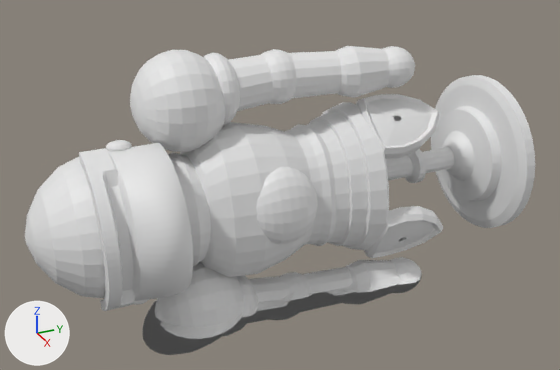
The OBJ model landstalker/data/proxies/stand_63.obj, before and after one commit.
Both versions are drawn from a 50 mm lens placed at (362.6, -74.3, 433.7), pointed at (313.4, -52.1, 409.1). Lighting does not change. The marker at lower left points along +X, +Y and +Z. The first picture is the older version. Where no turn or scale is listed for an object, it has been applied to the vertices. Vertices at exactly the same position are counted once.

Before the edit, the objects in view are built like this:
```python
me_stand_63 = bpy.data.meshes.new('stand_63')
me_stand_63.from_pydata(...)  # 8174 vertices, 8576 faces; spans x 305.3..319.9, y -70.9..-32.0, z 400.5..419.6
ob_stand_63 = bpy.data.objects.new('stand_63', me_stand_63)
ob_stand_63.location = (0.0, 0.0, 0.0)
```
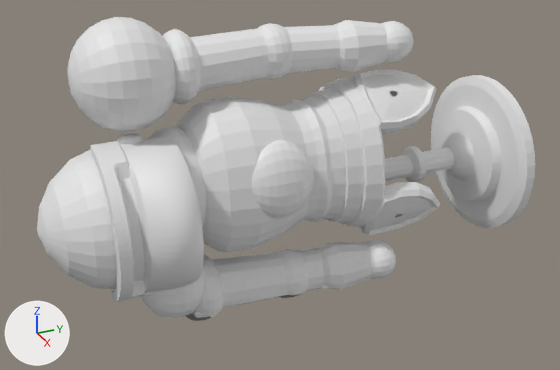
What changed in the scene script:
```text
Change me_stand_63:
    used by ob_stand_63; location = (0.0, 0.0, 0.0)
    remove me_stand_63.from_pydata(...)  # 8174 vertices, 8576 faces; spans x 305.3..319.9, y -70.9..-32.0, z 400.5..419.6
    add me_stand_63.from_pydata(...)  # 8174 vertices, 8576 faces; spans x 305.3..319.4, y -70.0..-32.0, z 400.5..422.1
    me_stand_63 part 1: the loose piece of 226 vertices spanning x 307.1..317.5, y -49.2..-44.8, z 402.0..414.2 is moved by (-0.8, 0.0, 1.8)
    me_stand_63 part 2: the loose piece of 240 vertices spanning x 311.7..316.5, y -45.4..-38.7, z 410.8..414.9 is moved by (-0.8, 0.0, 1.8)
    me_stand_63 part 3: the loose piece of 240 vertices spanning x 314.0..317.6, y -45.4..-38.7, z 401.8..406.9 is moved by (-0.8, 0.0, 1.8)
    me_stand_63 part 4: the loose piece of 254 vertices spanning x 307.3..317.3, y -59.3..-48.6, z 402.1..414.0 is moved by (-0.8, 0.0, 1.8)
    me_stand_63 part 5: the loose piece of 222 vertices spanning x 314.7..317.9, y -55.9..-50.5, z 406.0..411.7 is moved by (-0.8, 0.0, 1.8)
    me_stand_63 part 6: the loose piece of 114 vertices spanning x 308.2..316.4, y -61.2..-58.6, z 403.8..412.3 is moved by (-0.8, 0.0, 1.8)
    me_stand_63 part 7: the loose piece of 226 vertices spanning x 307.1..318.1, y -70.9..-60.5, z 402.8..413.4 is moved by (-0.4, 0.9, 0.2)
    me_stand_63 part 8: the loose piece of 3034 vertices spanning x 312.7..319.9, y -66.7..-61.1, z 402.7..414.0 is moved by (-0.4, 0.9, 0.2)
    me_stand_63 part 9: the loose piece of 86 vertices spanning x 311.4..313.2, y -64.8..-63.0, z 413.3..414.2 is moved by (-0.4, 0.9, 0.2)
    me_stand_63 part 10: the loose piece of 222 vertices spanning x 307.1..314.4, y -62.4..-55.4, z 412.2..419.6 is scaled about its middle by (1.08, 1.09, 1.08), then moved by (-0.8, -3.7, 2.2)
    me_stand_63 part 11: the loose piece of 222 vertices spanning x 307.9..313.4, y -57.5..-54.5, z 413.7..419.1 is moved by (-0.8, -2.6, 1.8)
    me_stand_63 part 12: the loose piece of 222 vertices spanning x 308.9..313.1, y -53.3..-49.5, z 414.8..418.9 is moved by (-0.8, 0.0, 1.8)
    me_stand_63 part 13: the loose piece of 210 vertices spanning x 309.3..313.6, y -53.1..-43.3, z 415.2..418.6 is moved by (-0.8, 0.1, 1.8)
    me_stand_63 part 14: the loose piece of 156 vertices spanning x 310.2..314.1, y -47.6..-41.8, z 414.9..418.9 is moved by (-0.8, 0.2, 1.8)
    me_stand_63 part 15: the loose piece of 222 vertices spanning x 310.8..314.4, y -43.9..-40.5, z 415.4..418.6 is moved by (-0.8, 0.2, 1.8)
    me_stand_63 part 16: 1466 of 8174 vertices moved; they spanned x 310.1..319.3, y -64.3..-40.7, z 400.5..404.4 and now span x 310.1..316.9, y -63.5..-42.7, z 400.5..406.2; mean shift (-1.6, -0.6, 1.0); largest move (319.0, -63.2, 400.5) -> (314.7, -61.9, 400.5)
    me_stand_63 part 17: 210 of 8174 vertices moved; they spanned x 308.7..312.8, y -58.6..-49.6, z 414.4..418.6 and now span x 308.0..312.0, y -60.0..-49.6, z 416.2..420.4; mean shift (-0.8, -0.7, 1.8); largest move (309.8, -57.9, 415.1) -> (309.1, -59.3, 416.9)
    other edits to the shape of me_stand_63 do not show in these pictures
```

Location of each change, (x1, y1, x2, y2) in pixels of the pictures (560 x 370 px; the box of a moved part takes in the faces that stretch with it):
'stand_63', reshaped: before (25, 46, 535, 355); after (37, 17, 535, 321)
part 1 of me_stand_63, moved or reshaped: before (306, 102, 389, 250); after (303, 78, 385, 227)
part 2 of me_stand_63, moved or reshaped: before (355, 94, 440, 159); after (352, 70, 437, 134)
part 3 of me_stand_63, moved or reshaped: before (364, 206, 443, 258); after (360, 182, 440, 235)
part 4 of me_stand_63, moved or reshaped: before (180, 122, 336, 277); after (176, 97, 332, 253)
part 5 of me_stand_63, moved or reshaped: before (256, 167, 318, 244); after (252, 140, 314, 218)
part 6 of me_stand_63, moved or reshaped: before (168, 152, 211, 266); after (149, 126, 206, 226)
part 7 of me_stand_63, moved or reshaped: before (25, 157, 105, 298); after (37, 149, 117, 290)
part 8 of me_stand_63, moved or reshaped: before (79, 143, 193, 311); after (90, 136, 204, 302)
part 9 of me_stand_63, moved or reshaped: before (106, 140, 132, 151); after (117, 133, 142, 144)
part 10 of me_stand_63, moved or reshaped: before (130, 50, 225, 152); after (67, 17, 176, 131)
part 11 of me_stand_63, moved or reshaped: before (203, 52, 240, 125); after (163, 29, 201, 104)
part 12 of me_stand_63, moved or reshaped: before (261, 49, 296, 104); after (258, 23, 292, 79)
part 13 of me_stand_63, moved or reshaped: before (289, 51, 342, 98); after (285, 25, 340, 73)
part 14 of me_stand_63, moved or reshaped: before (336, 46, 389, 98); after (335, 20, 388, 72)
part 15 of me_stand_63, moved or reshaped: before (383, 46, 415, 88); after (381, 21, 413, 63)
part 16 of me_stand_63, moved or reshaped: before (142, 257, 422, 355); after (141, 240, 396, 321)
part 17 of me_stand_63, moved or reshaped: before (229, 55, 274, 111); after (190, 28, 269, 92)
